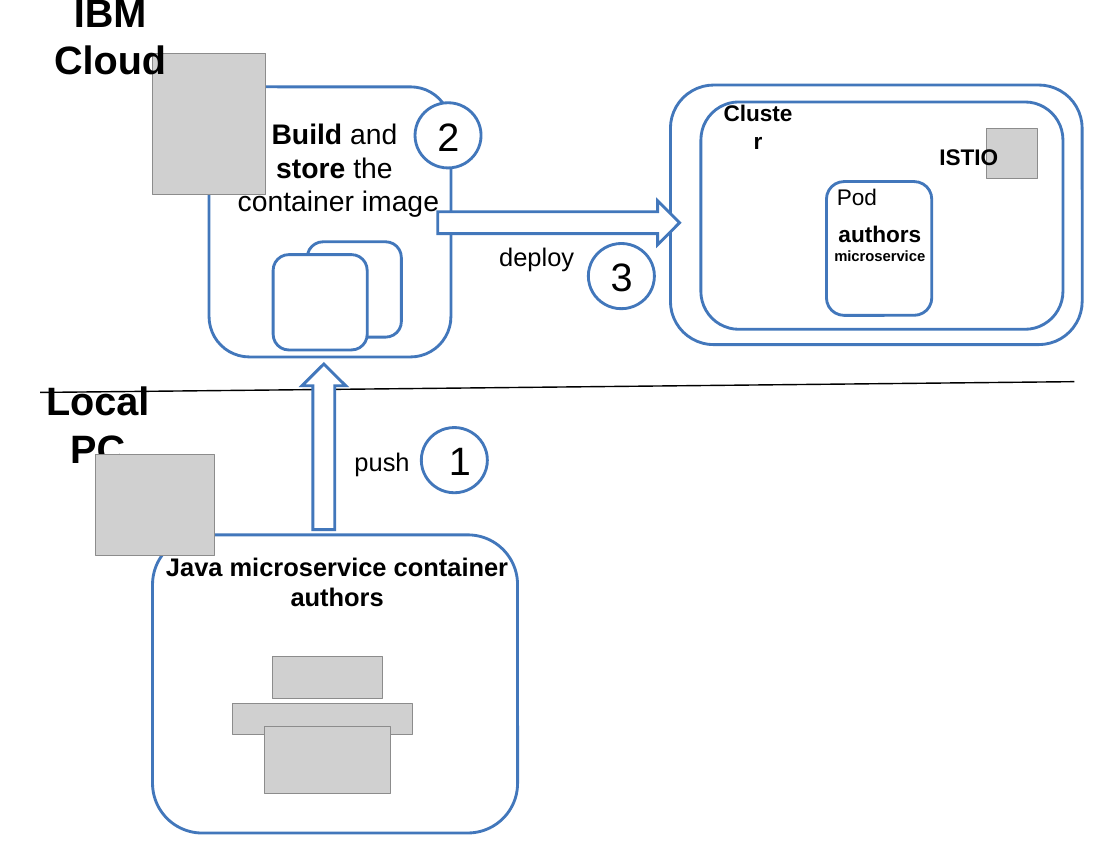
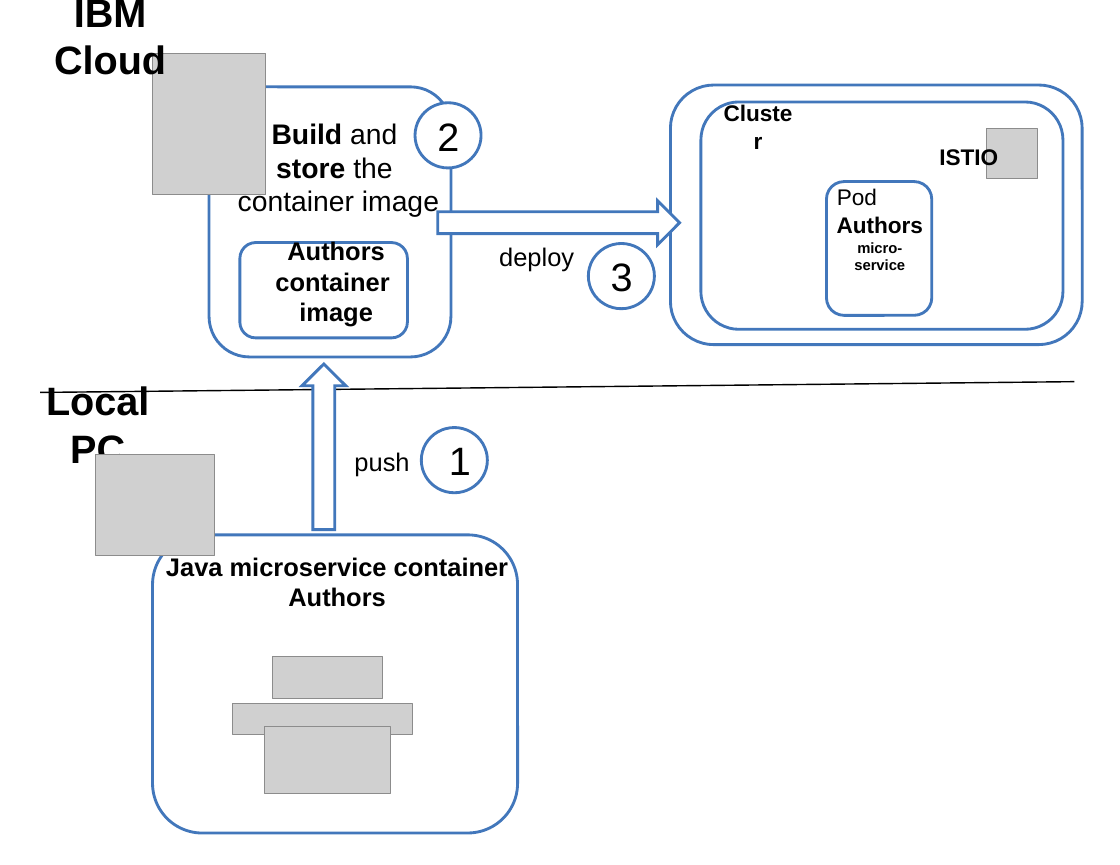
Before and after one commit to thomassuedbroecker/cloud-native-starter, a slide deck: slide 18 of workshop/images/architecture.pptx (slide 17 before the commit). Drawn at 1120x865 pixels with LibreOffice and Linux fonts; fonts in the diff are those of the drawing; grey boxes stand for pictures. Boxes give left, top, right and bottom in pixels: in the first picture for what was removed or moved away, otherwise in the second. Text is boxed around its words. In the diff, an @@ line names an element or a change of style, - is before the commit and + after.

```diff
--- a/workshop/images/architecture.pptx
+++ b/workshop/images/architecture.pptx
@@ text at bbox=[837, 216, 923, 270]: text changed @@
-authors microservice
+Authors micro-service
@@ rounded rectangle: place and size @@
-rounded rectangle at bbox=[273, 255, 367, 350]
+rounded rectangle at bbox=[240, 242, 408, 338]
@@ text added at bbox=[275, 241, 389, 327], 18 pt, text #000000, bold @@
+Authors
+container
+image
@@ rounded rectangle removed at bbox=[307, 242, 401, 338] @@
@@ text at bbox=[166, 555, 508, 607]: text changed @@
-Java microservice container
-authors
+Java microservice container
+Authors
```
Also in this commit, not shown: 1 slide added, 2 other files.
